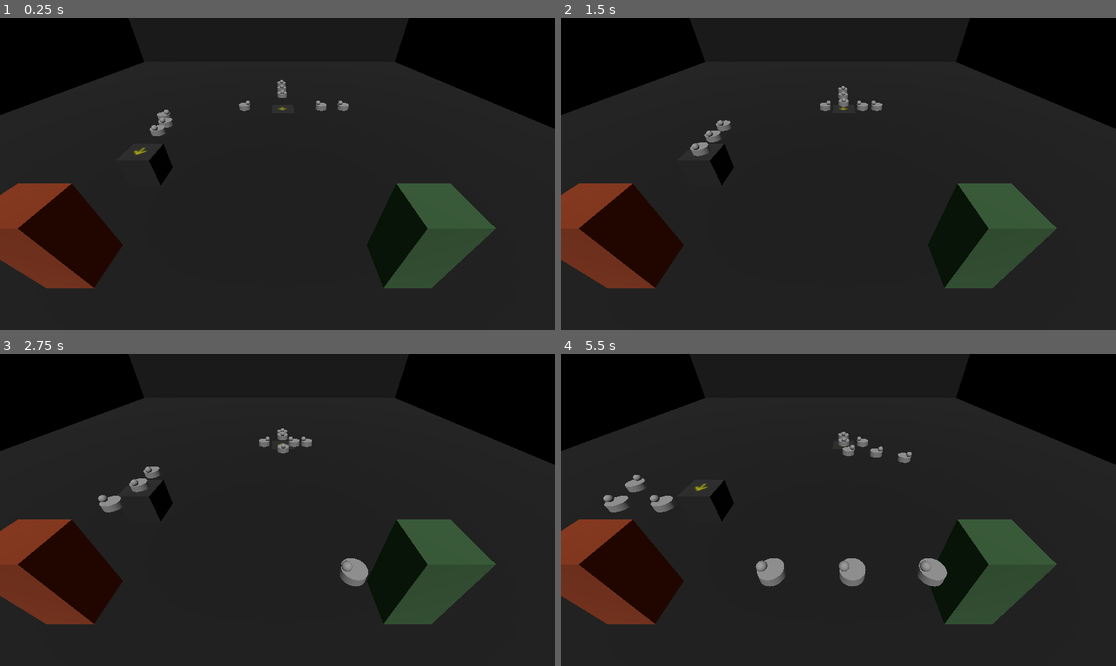
Above: before the commit, frames 1-4 (two rows, left to right).
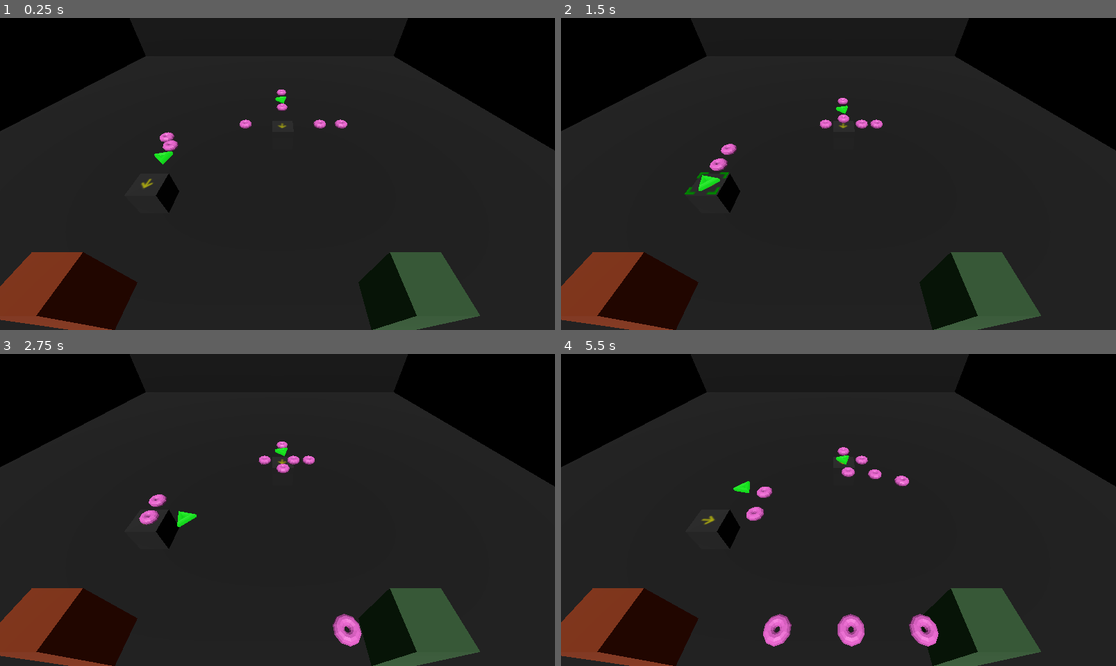
Above: after the commit, the same moments.

Repository: AndrewD55/DumpsterFrog_Acerola_Jam_0_Aberration
Game: Godot game, scene res://main.tscn
The game is run twice, just before and just after one commit, with the same random seed, the same clock (stepped at 60 frames per second) and the same inputs.
Inputs (mouse positions are in pixels of both pictures, inside the frame that each line leads up to):
- Up to frame 1 (0.25 s): no input
- Up to frame 2 (1.5 s): move the mouse to (960, 158) at 0.52 s; click (960, 158) at 0.67 s; move the mouse to (727, 189) at 1.27 s; click (727, 189) at 1.42 s
- Up to frame 3 (2.75 s): move the mouse to (333, 441) at 2.02 s; click (333, 441) at 2.17 s
- Up to frame 4 (5.5 s): move the mouse to (810, 572) at 2.77 s; click (810, 572) at 2.92 s; move the mouse to (1005, 556) at 3.52 s; click (1005, 556) at 3.67 s; move the mouse to (672, 463) at 4.27 s; click (672, 463) at 4.42 s; move the mouse to (866, 510) at 5.02 s; click (866, 510) at 5.17 s

The runs differ from the first frame. In frame 1, 18% of the frame differs, in the area x 0-100%, y 0-100%; in frame 2, 18%; in frame 3, 19%; in frame 4, 20%.

Commit message:
Good_Donut and Bad_Donut are possibly permenant stand-ins for Defective and Normal Products

Diff:
--- a/Acerola_Jam_0_Godot_Project/game_elements/belt_object_spawner.gd
+++ b/Acerola_Jam_0_Godot_Project/game_elements/belt_object_spawner.gd
@@ -25,7 +25,7 @@
 		if Spawn_Shute.get_child_count() == 0:
 			#print("SPAWN OBJECT")
 			var New_On_Belt_Obj = On_Belt_Objects.instantiate()
-			New_On_Belt_Obj.initial_object_type = On_Belt_Object.enum_belt_object_type.UNDEF
+			New_On_Belt_Obj.initial_object_type = On_Belt_Object.enum_belt_object_type.REFINED
 			New_On_Belt_Obj.initial_velocity = 1.0
 			New_On_Belt_Obj.follow_collision_distance = 0.75
 			Spawn_Shute.add_child(New_On_Belt_Obj)
--- a/Acerola_Jam_0_Godot_Project/game_elements/on_belt_object.gd
+++ b/Acerola_Jam_0_Godot_Project/game_elements/on_belt_object.gd
@@ -4,8 +4,12 @@
 @onready var FrontBumper = $Area3D/Front_Bumper
 @onready var BackBumper = $Area3D/Back_Bumper
 
-enum enum_belt_object_type {UNDEF, RAW, REFINED, DEFECT}
-@export var initial_object_type:enum_belt_object_type=enum_belt_object_type.UNDEF
+enum enum_belt_object_type {REFINED, DEFECT}
+
+var Good_Product = preload("res://3D_Media/Good_Product/Good_Donut_V0.glb").instantiate()
+var Bad_Product = preload("res://3D_Media/Bad_Product/Bad_Donut_V0.glb").instantiate()
+
+@export var initial_object_type:enum_belt_object_type=enum_belt_object_type.REFINED
 @export var initial_velocity:float=0.0
 @export var follow_collision_distance:float=0.75
 var move_velocity:float
@@ -27,6 +31,12 @@
 	#make sure the object doesn't return to the start of the belt segment
 	self.loop = false
 	move_velocity=initial_velocity
+
+	match initial_object_type:
+		enum_belt_object_type.REFINED:
+			self.add_child(Good_Product)
+		enum_belt_object_type.DEFECT:
+			self.add_child(Bad_Product)
 
 
 func _physics_process(delta):
--- a/Acerola_Jam_0_Godot_Project/game_elements/on_belt_object.tscn
+++ b/Acerola_Jam_0_Godot_Project/game_elements/on_belt_object.tscn
@@ -1,17 +1,10 @@
-[gd_scene load_steps=5 format=3 uid="uid://6horm3jye3eg"]
+[gd_scene load_steps=3 format=3 uid="uid://6horm3jye3eg"]
 
 [ext_resource type="Script" path="res://game_elements/on_belt_object.gd" id="1_5hqyd"]
 
 [sub_resource type="CylinderShape3D" id="CylinderShape3D_nt7hx"]
 height = 0.5
-radius = 0.27
-
-[sub_resource type="CylinderMesh" id="CylinderMesh_eg175"]
-top_radius = 0.25
-bottom_radius = 0.25
-height = 0.2
-
-[sub_resource type="SphereMesh" id="SphereMesh_5tqep"]
+radius = 0.35
 
 [node name="OnBeltObject" type="PathFollow3D"]
 rotation_mode = 1
@@ -32,13 +25,5 @@
 [node name="Back_Bumper" type="Marker3D" parent="Area3D"]
 transform = Transform3D(1, 0, 0, 0, 1, 0, 0, 0, 1, 0, 0, -0.27)
 
-[node name="MeshInstance3D" type="MeshInstance3D" parent="."]
-transform = Transform3D(1, 0, 0, 0, 1, 0, 0, 0, 1, 0, 0.1, 0)
-mesh = SubResource("CylinderMesh_eg175")
-
-[node name="MeshInstance3D2" type="MeshInstance3D" parent="."]
-transform = Transform3D(0.2, 0, 0, 0, 0.2, 0, 0, 0, 0.2, 0, 0.277, 0.158242)
-mesh = SubResource("SphereMesh_5tqep")
-
 [connection signal="area_entered" from="Area3D" to="." method="_on_area_3d_area_entered"]
 [connection signal="area_exited" from="Area3D" to="." method="_on_area_3d_area_exited"]
--- a/Acerola_Jam_0_Godot_Project/main.tscn
+++ b/Acerola_Jam_0_Godot_Project/main.tscn
@@ -83,7 +83,8 @@
 transform = Transform3D(1, 0, 0, 0, -0.5, 0.866025, 0, -0.866025, -0.5, 5.33666, 19.3504, 0)
 
 [node name="Camera3D" type="Camera3D" parent="."]
-transform = Transform3D(-1, 5.43025e-08, -6.85127e-08, 0, 0.783693, 0.621148, 8.74228e-08, 0.621148, -0.783693, 0, 4.47236, -6.03047)
+transform = Transform3D(-1, -6.18172e-08, 6.18172e-08, 0, 0.707107, 0.707107, -8.74228e-08, 0.707107, -0.707107, 0, 5.65094, -4.6857)
+fov = 80.0
 
 [node name="MeshInstance3D" type="MeshInstance3D" parent="."]
 
@@ -108,6 +109,7 @@
 
 [node name="OnBeltObject_ExampleSOUTH" parent="ExampleTurntable_SOUTH/LinkedPath3D" instance=ExtResource("2_4tc6p")]
 transform = Transform3D(-1, 0, -8.74228e-08, 0, 1, 0, 8.74228e-08, 0, -1, 0, 0, 0)
+initial_object_type = 1
 initial_velocity = 1.0
 
 [node name="LinkedPath3D_EAST_RETURN" parent="ExampleTurntable_SOUTH" node_paths=PackedStringArray("ExitPathNode") instance=ExtResource("1_bny65")]
@@ -156,6 +158,7 @@
 [node name="OnBeltObject2" parent="Input_Queue_Example/LinkedPath3D_NORTH" instance=ExtResource("2_4tc6p")]
 transform = Transform3D(-1, 0, -8.74228e-08, 0, 1, 0, 8.74228e-08, 0, -1, 0, 0, -0.999532)
 progress = 1.0
+initial_object_type = 1
 initial_velocity = 1.0
 
 [node name="OnBeltObject3" parent="Input_Queue_Example/LinkedPath3D_NORTH" instance=ExtResource("2_4tc6p")]
Binary file added: Acerola_Jam_0_Godot_Project/3D_Media/Bad_Product/Bad_Donut_V0.glb
Not shown, added: Acerola_Jam_0_Godot_Project/3D_Media/Bad_Product/Bad_Donut_V0.glb.import
Not shown, added: Acerola_Jam_0_Godot_Project/3D_Media/Factory/Factory_V0.glb.import
Binary file added: Acerola_Jam_0_Godot_Project/3D_Media/Good_Product/Good_Donut_V0.glb
Not shown, added: Acerola_Jam_0_Godot_Project/3D_Media/Good_Product/Good_Donut_V0.glb.import
Not shown, added: Asset_Development/Blender_Assets/Factory/Bad_Donut_V0.glb
Not shown, changed: Asset_Development/Blender_Assets/Factory/Factory.blend
Not shown, added: Asset_Development/Blender_Assets/Factory/Factory.blend1
Not shown, added: Asset_Development/Blender_Assets/Factory/Good_Donut_V0.glb
